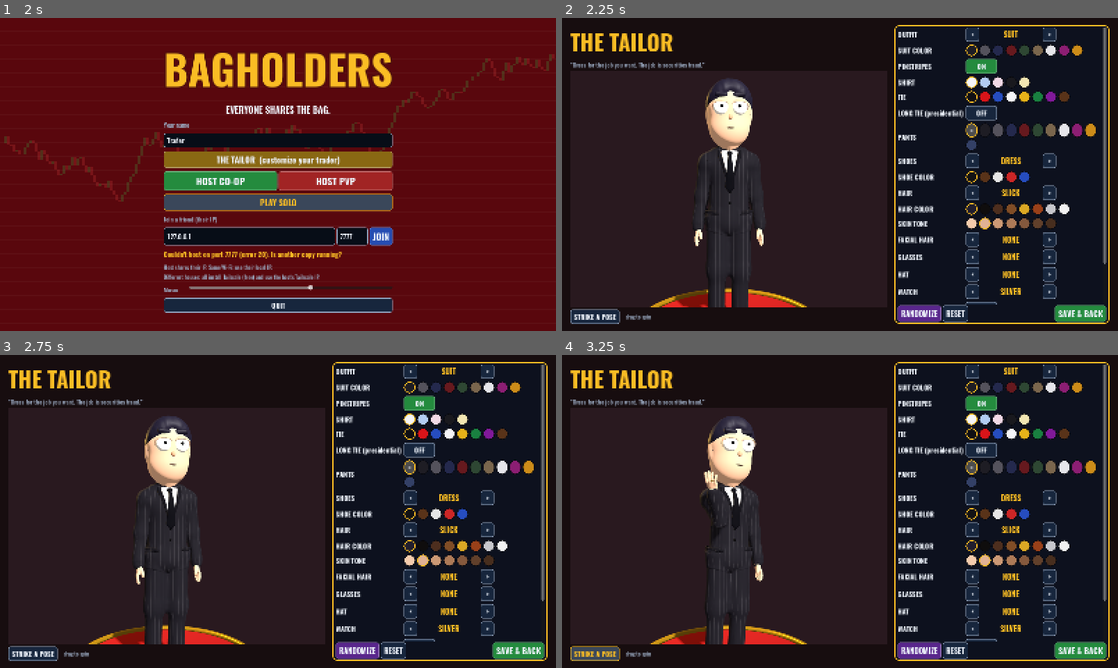
Above: before the commit, frames 1-4 (two rows, left to right).
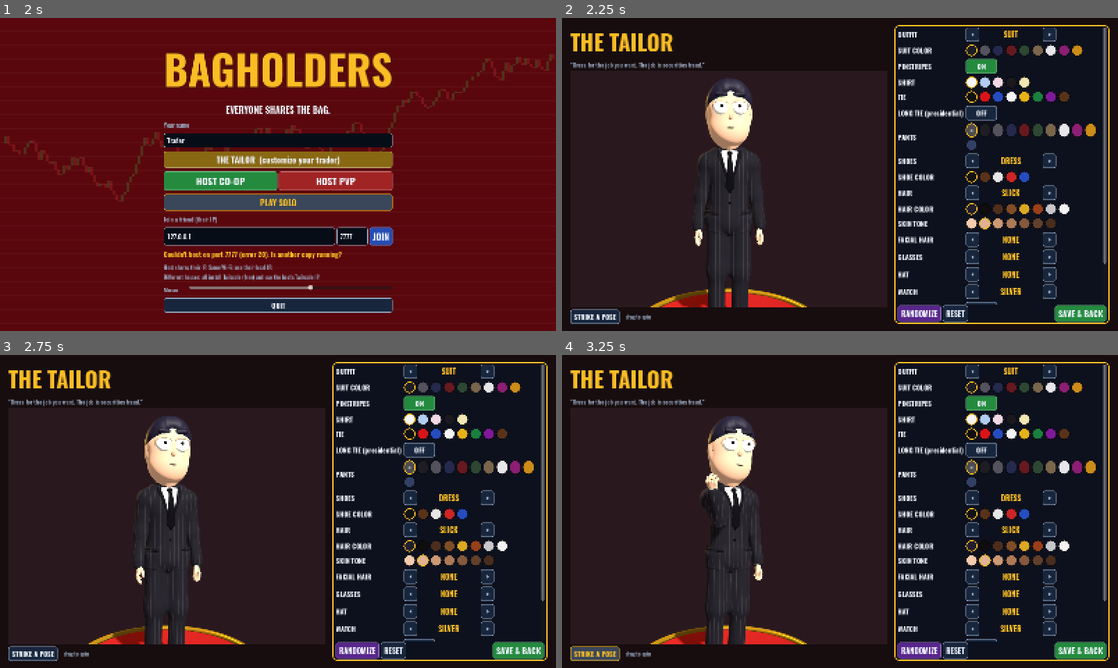
Above: after the commit, the same moments.

Repository: pbelfand-dot/Stock-multiplay-game
Game: Godot game, scene res://scenes/main.tscn
Two runs of this game, one before a commit and one after it. Both use one fixed random seed, a clock stepped at 60 frames per second and the inputs below.
Inputs:
- Up to frame 1 (2 s): click "PLAY SOLO" at 0.5 s; click "PLAY SOLO" at 1.25 s
- Up to frame 2 (2.25 s): click "THE TAILOR (customize your tr…" at 2 s
- Up to frame 3 (2.75 s): no input
- Up to frame 4 (3.25 s): click "STRIKE A POSE" at 2.75 s

Frame 1 is identical in both runs. In frame 2, less than 0.1% of the frame differs, in the area x 23-37%, y 67-88%; in frame 3, less than 0.1%; in frame 4, less than 0.1%, in the area x 25-37%, y 36-73%.

Commit message:
Real fingers: hand poses for every emote; tops no longer look like leotards
The character kit now has five 3-segment fingers per hand (build by a
helper pass in build_characters.py) and the tee/shirt hems sit level over
the pants (no V at the waist). character.gd curls the fingers per pose:
the bird is a real middle finger (left hand), fists for the dance/watch/
fist pump, a cigarette pinch for the smokes, a grip for held props, open
hands for dives. The stuck-on finger prop is gone. --dancecheck --zoom
renders hand close-ups.

Co-Authored-By: Claude Opus 5.5 <noreply@anthropic.com>
Claude-Session: https://claude.ai/code/session_01P5w51VnpNtQik16NpzJb4x

Diff:
--- a/scripts/art/character.gd
+++ b/scripts/art/character.gd
@@ -16,7 +16,32 @@
 const SCALE := 0.92
 const FP_LAYER := 1 << 19   # our own head: rendered for shadows/mirrors, not by our first-person camera
 const HEAD_PIECES := ["Skull", "Lids", "Eyes", "Mouth", "Brows", "Hair_", "Beard_", "Glasses_", "Hat_"]
-const ARM_IN := 0.29      # radians: A-pose rest (20 deg) -> arms nearly at the sides
+const ARM_IN := 0.29
+## Finger curl per digit segment (radians, on top of the slightly curled rest).
+## +X on each finger bone curls it toward the palm (see build_characters.py).
+const DIGITS := ["Thumb", "Index", "Middle", "Ring", "Pinky"]
+const _FIST := [1.3, 1.4, 1.0]
+const HAND_POSES := {
+	"relax": {"Thumb": [0.05, 0.05, 0.05], "Index": [0.1, 0.12, 0.08], "Middle": [0.14, 0.16, 0.1],
+			"Ring": [0.18, 0.2, 0.12], "Pinky": [0.22, 0.24, 0.14]},
+	"fist": {"Thumb": [0.3, 0.4, 0.5], "Index": _FIST, "Middle": _FIST, "Ring": _FIST, "Pinky": _FIST},
+	"middle": {"Thumb": [0.35, 0.45, 0.55], "Index": _FIST, "Middle": [-0.12, -0.18, -0.1], "Ring": _FIST, "Pinky": _FIST},
+	"point": {"Thumb": [0.3, 0.35, 0.4], "Index": [-0.1, -0.16, -0.1], "Middle": _FIST, "Ring": _FIST, "Pinky": _FIST},
+	"pinch": {"Thumb": [0.1, 0.0, -0.1], "Index": [0.7, 0.7, 0.5], "Middle": [0.45, 0.5, 0.3],
+			"Ring": [0.55, 0.55, 0.35], "Pinky": [0.65, 0.6, 0.4]},
+	"hold": {"Thumb": [0.3, 0.3, 0.3], "Index": [0.8, 0.9, 0.6], "Middle": [0.85, 0.95, 0.6],
+			"Ring": [0.9, 0.95, 0.6], "Pinky": [0.9, 1.0, 0.6]},
+	"open": {"Thumb": [-0.2, -0.12, -0.12], "Index": [-0.1, -0.16, -0.1], "Middle": [-0.12, -0.18, -0.1],
+			"Ring": [-0.14, -0.2, -0.11], "Pinky": [-0.16, -0.22, -0.12]},
+}
+## [left hand, right hand] for each pose (anything missing = relaxed)
+const POSE_HANDS := {
+	"finger": ["middle", "relax"], "fistpump": ["relax", "fist"], "point": ["relax", "point"],
+	"watch": ["fist", "relax"], "dance": ["fist", "fist"], "smoke_cough": ["relax", "pinch"],
+	"smoke_chill": ["relax", "pinch"], "smoke": ["relax", "pinch"], "hold": ["relax", "hold"],
+	"aim": ["hold", "hold"], "light": ["hold", "relax"], "cheer": ["fist", "fist"], "dunk": ["open", "open"],
+	"dive": ["open", "open"], "placard": ["hold", "hold"], "type": ["relax", "relax"],
+}      # radians: A-pose rest (20 deg) -> arms nearly at the sides
 
 ## Everything a player can customize (the tailor menu edits these).
 const OPTIONS := {
@@ -490,6 +515,21 @@
 
 
 # ------------------------------------------------------------------ animation
+
+## Curl a hand's fingers toward a named pose (HAND_POSES), smoothly.
+func _pose_hand(side: String, pose_name: String, k: float) -> void:
+	var hp: Dictionary = HAND_POSES.get(pose_name, HAND_POSES["relax"])
+	for digit in DIGITS:
+		var target: Array = hp[digit]
+		for seg in 3:
+			var i: int = _bi.get("%s%d_%s" % [digit, seg + 1, side], -1)
+			if i < 0:
+				return                      # an old kit without finger bones
+			var key := "f%d" % i
+			var cur: float = lerpf(_state.get(key, 0.0), target[seg], k)
+			_state[key] = cur
+			skel.set_bone_pose_rotation(i, _rest_q[i] * Quaternion(Vector3.RIGHT, cur))
+
 
 func _pose_bone(bone: String, euler: Vector3, k: float) -> void:
 	var i: int = _bi.get(bone, -1)
@@ -677,6 +717,9 @@
 	_pose_bone("Shin_R", t.knR, k)
 	_pose_bone("Foot_L", t.ftL, k)
 	_pose_bone("Foot_R", t.ftR, k)
+	var hands: Array = POSE_HANDS.get(upper, ["relax", "relax"])
+	_pose_hand("L", hands[0], k)
+	_pose_hand("R", hands[1], k)
 	_pose_bone("Neck", Vector3(_pitch * 0.5, 0, 0), k)
 	_pose_bone("Head", Vector3(_pitch * 0.3 + t.head_rx, sin(_t * 0.37) * 0.08 * idle + t.head_ry - t.spine_ry * 0.5, 0), k)
 	# blink + tired lids
--- a/scripts/player/player.gd
+++ b/scripts/player/player.gd
@@ -57,7 +57,6 @@
 var _coughed := false
 var seat := -1              # desk chair id we're sitting in (synced), -1 = standing
 var carried_chair: Node3D
-var finger_prop: Node3D
 var zippo: Node3D
 var _zippo_t := 0.0
 var _cigar_was := 0.0
@@ -191,9 +190,6 @@
 	held_gun = Props.flex_gun()
 	held_gun.rotation = Vector3(-PI / 2, 0, 0)
 	model.prop_right.add_child(held_gun)
-	finger_prop = Props.finger(look.get("skin", Color(0.88, 0.7, 0.58)))
-	finger_prop.visible = false
-	model.prop_left.add_child(finger_prop)    # the rotoscoped bird is left-handed
 	held_cigar.visible = false
 	held_gun.visible = false
 	if is_local:
@@ -364,7 +360,6 @@
 	model.move_speed = _speed
 	model.look_pitch(0.0 if is_local else pitch)   # our own neck stays put (the camera does the looking)
 	var jailed: bool = m != null and m.is_jailed(peer_id)
-	finger_prop.visible = EMOTES[emote] == "finger"
 	var airborne := global_position.y > 0.45
 	if diving > 0.0:
 		model.pose = "dive"
--- a/tests/dance_driver.gd
+++ b/tests/dance_driver.gd
@@ -34,8 +34,12 @@
 	var cam := Camera3D.new()
 	cam.fov = 40
 	add_child(cam)
-	cam.position = Vector3(0, 1.0, 4.6)
-	cam.look_at(Vector3(0, 0.95, 0))
+	if Config.cli.has("zoom"):     # upper body close-up (hands)
+		cam.position = Vector3(0.35, 1.35, 1.6)
+		cam.look_at(Vector3(0, 1.2, 0))
+	else:
+		cam.position = Vector3(0, 1.0, 4.6)
+		cam.look_at(Vector3(0, 0.95, 0))
 	cam.current = true
 	var times := []
 	for s in str(Config.cli.get("times", "0.4,1.2,2.0,2.8,4.4,4.8,5.2,5.6,6.0,8.8,9.2,10.8")).split(","):
